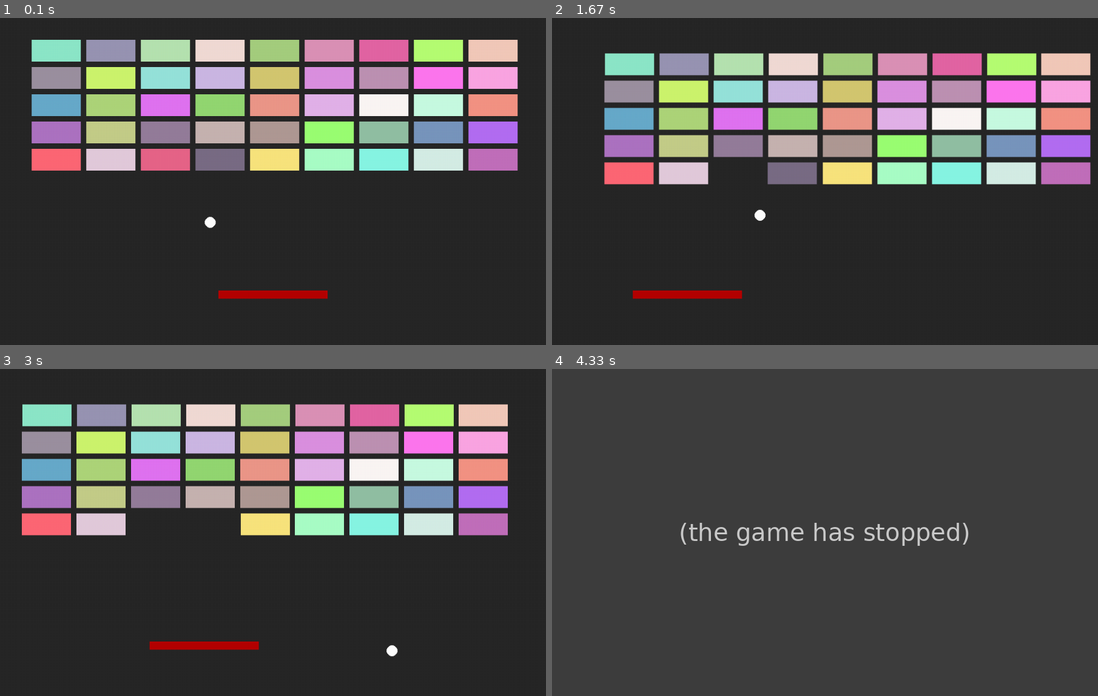
Above: before the commit, frames 1-4 (two rows, left to right).
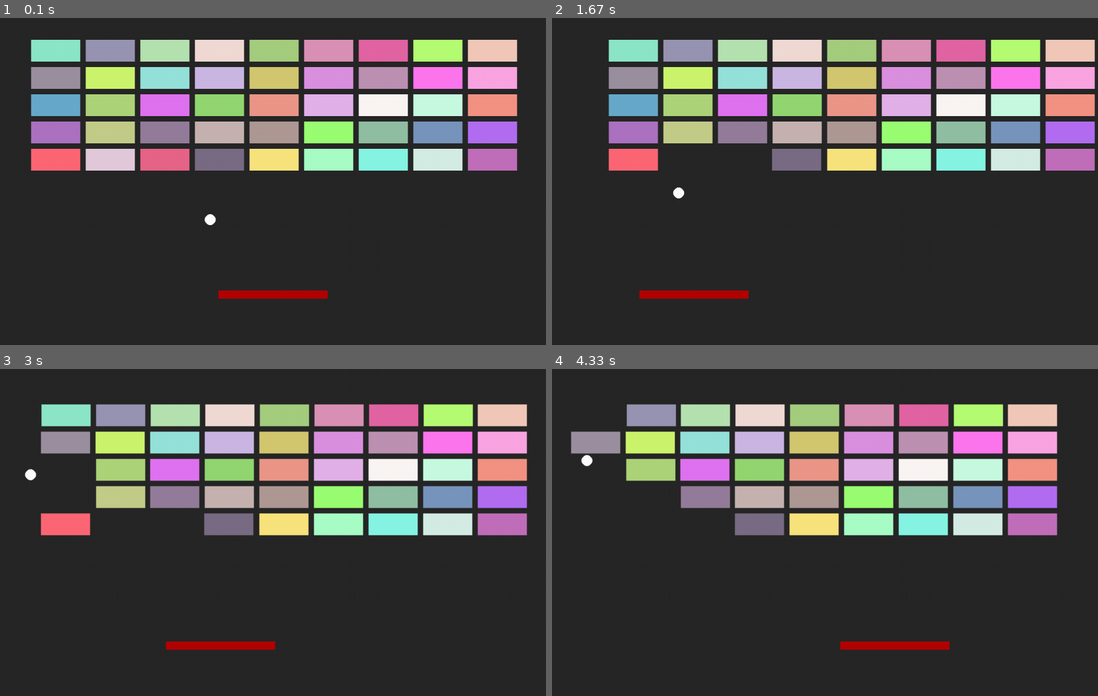
Above: after the commit, the same moments.

Repository: Kevin333221/INF-1400
Game: pygame game, started from Main.py
Two runs of this game, one before a commit and one after it. Both use one fixed random seed, a clock stepped at 60 frames per second and the inputs below.
Inputs:
- Up to frame 1 (0.1 s): no input
- Up to frame 2 (1.67 s): hold Left 0.33-0.87 s; hold Left 0.9-1.3 s; hold Right from 1.33 s (still down)
- Up to frame 3 (3 s): release Right at 1.97 s; hold Left 2-2.47 s; hold Right 2.5-2.97 s
- Up to frame 4 (4.33 s): hold Right 3-3.47 s

The runs differ from the first frame. In frame 1, 1.3% of the frame differs, in the area x 5-95%, y 6-65%; in frame 2, 28%, in the area x 9-100%, y 6-86%; in frame 3, 16%; in frame 4, 25%.
Before the commit the program exited at 3.5 s; later frames show no game.

Commit message:
Changes to dir

Diff:
--- a/Ball.py
+++ b/Ball.py
@@ -11,13 +11,13 @@
         self.pos = math.Vector2((screen_w - (3*self.screen_w)/5), screen_h - 200)
         self.r = 10
         self.dir = math.Vector2(random.randint(-speed, speed), -speed)
+        self.dead = False
+        self.speed = speed
 
     def draw(self, surface):
         pygame.draw.circle(surface, (255, 255, 255), self.pos, self.r)
 
     def update(self):
-        self.dead = False
-        self.ded = False
         if self.pos.x - self.r < 0:
             self.pos.x = self.r
             self.dir.x *= -1
@@ -30,10 +30,7 @@
             self.pos.y = self.r
             self.dir.y *= -1
 
-        if self.pos.y - self.r > self.screen_h and self.dead == False and self.ded == False:
+        if self.pos.y - self.r > self.screen_h and self.dead == False:
             self.dead = True
-            self.ded = True
-            print("Game Over")
-            pygame.quit()
-            quit()
+
         self.pos += self.dir
--- a/Enemies.py
+++ b/Enemies.py
@@ -13,16 +13,10 @@
         self.w = width
         self.h = 40
         self.color = color
-        self.xspeed = 0.7
+        self.xspeed = 0.5
 
     def draw(self, surface):
         pygame.draw.rect(surface, self.color, (self.pos.x, self.pos.y, self.w, self.h))
-
-    def collision_test(self, ball: Ball.basic_ball, universal_speed):
-        impulse = precode.intersect_rectangle_circle(self.pos, self.w, self.h, ball.pos, ball.r, ball.dir)
-
-        if impulse:
-            ball.dir = impulse * universal_speed
 
     def update(self):
         if self.dir_right:
--- a/Main.py
+++ b/Main.py
@@ -1,4 +1,3 @@
-from asyncio import sleep
 from os import remove
 import random
 import pygame
@@ -11,7 +10,7 @@
 screen_h = 600
 
 num_of_enemies = 45
-universal_speed = 5
+universal_speed = 6
 distance_between_other_enemies = 100
 
 enemy_color = (random.randint(100, 255), random.randint(100, 255), random.randint(100, 255))
@@ -69,17 +68,11 @@
             num_of_enemies -= 1
     return bots
 
-def animate_enemies(enemies):
-    for x in enemies:
-        print(x.pos.x + x.w)
-        if x.pos.x + x.w >= x.screen_w:
-            Enemies.basic_enemy.dir_right = False
-            return 1
-        elif x.pos.x <= 0:
-            Enemies.basic_enemy.dir_right = True
-            return 1
-        else:
-            return 0
+def range_range(value, left_min, left_max, right_min, right_max):
+    left_span = left_max - left_min
+    right_span = right_max - right_min
+    scaled_value = float(value - left_min) / float(left_span)
+    return right_min + (scaled_value * right_span)
 
 enemies = creating_enemies(num_of_enemies, 100)
 
@@ -102,11 +95,12 @@
     if keys[pygame.K_LEFT] and user.pos.x > 0:
         user.walk(-universal_speed - 2)
 
-    # Enemies init
+    # Enemies Method Init
     if len(enemies) != 0:
         for x in enemies:
-            x.collision_test(ball1, universal_speed)
-            if precode.intersect_rectangle_circle(x.pos, x.w, x.h, ball1.pos, ball1.r, ball1.dir):
+            hits_an_enemy = precode.intersect_rectangle_circle(x.pos, x.w, x.h, ball1.pos, ball1.r, ball1.dir)
+            if hits_an_enemy:
+                ball1.dir = hits_an_enemy * ball1.speed
                 enemies.remove(x)
             else:
                 if x.pos.x + x.w >= x.screen_w:
@@ -120,18 +114,23 @@
                 x.update()
                 x.draw(screen)
 
-
     else:
         print("Congatulton! YU WÅN!")
-        if ball1.dead == True:
-            ball1.dead = False
+        pygame.quit()
+        quit()
+
+    if ball1.dead == True:
+        print("You've lost")
+        pygame.quit()
+        quit()
 
 
+
+    if precode.intersect_rectangle_circle(user.pos, user.w, user.h, ball1.pos, ball1.r, ball1.dir):
+        user.ball_hit(ball1, universal_speed)
+
     # Renderer
-    user.ball_hit(ball1, universal_speed)
     ball1.update()
     ball1.draw(screen)
     user.draw(screen)
     pygame.display.update()
-
-pygame.quit()
--- a/Player.py
+++ b/Player.py
@@ -18,15 +18,16 @@
         self.xspeed = direction
         self.pos.x += self.xspeed
 
-    def ball_hit(self, ball, universal_speed):
-        amount_of_force = ((self.pos.x + self.w/2) - ball.pos.x)/10
-        if precode.intersect_rectangle_circle(self.pos, self.w, self.h, ball.pos, ball.r, ball.dir):
-            dir = precode.intersect_rectangle_circle(self.pos, self.w, self.h, ball.pos, ball.r, ball.dir)
-            ball.dir.y = -ball.dir.y
-            if ball.pos.x <= self.pos.x + self.w/2:
-                ball.dir.x = -amount_of_force
-            if ball.pos.x > self.pos.x + self.w/2:
-                ball.dir.x = abs(amount_of_force)
+    def ball_hit(self, ball, speed):
+        where_it_hits = ((self.pos.x + self.w/2) - ball.pos.x)/(self.w/2)
+        amount_of_force = speed * where_it_hits
+        if ball.dir.y < speed:
+            ball.dir.y = speed
+        ball.dir.y = -ball.dir.y
+        if ball.pos.x <= self.pos.x + self.w/2:
+            ball.dir.x += -amount_of_force
+        else:
+             ball.dir.x += abs(amount_of_force)
 
 
     def draw(self, surface):
